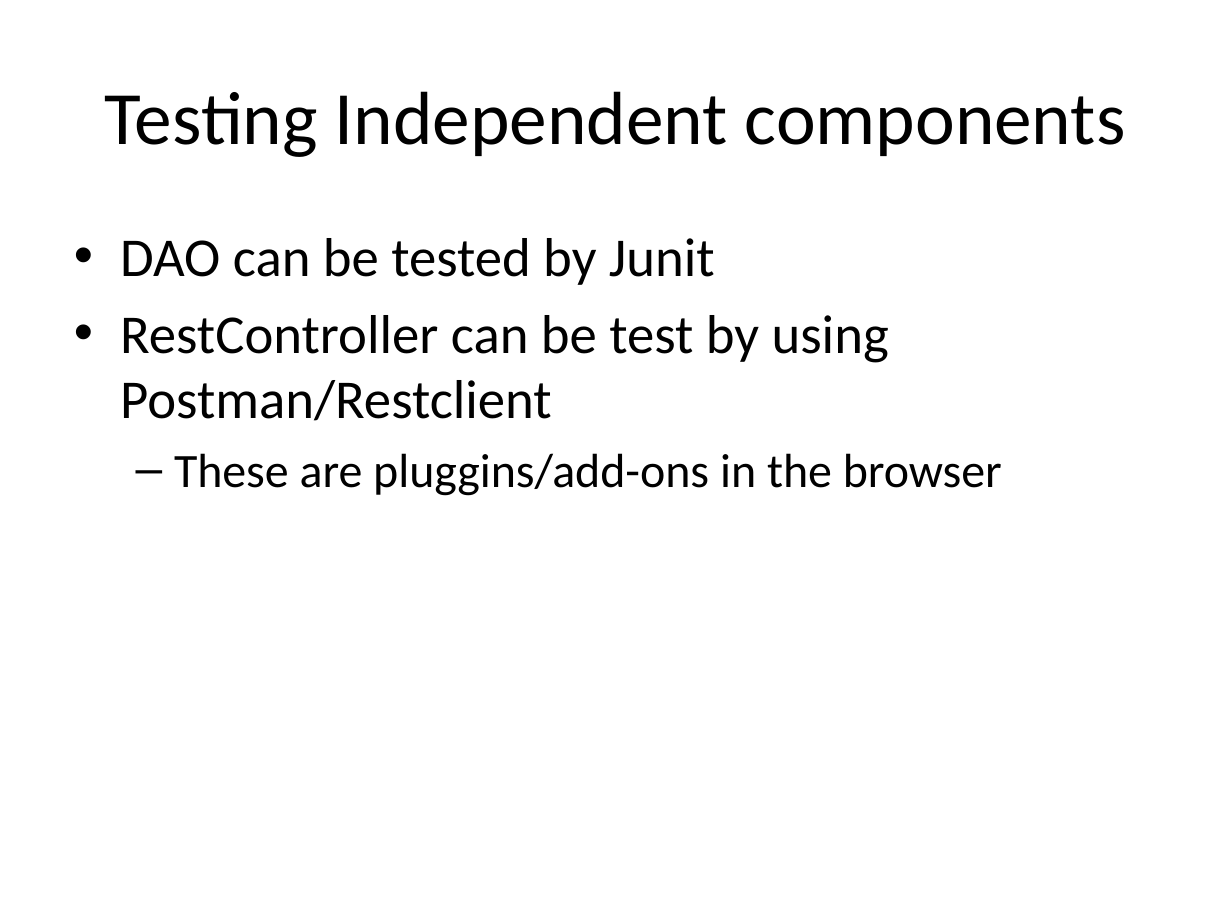
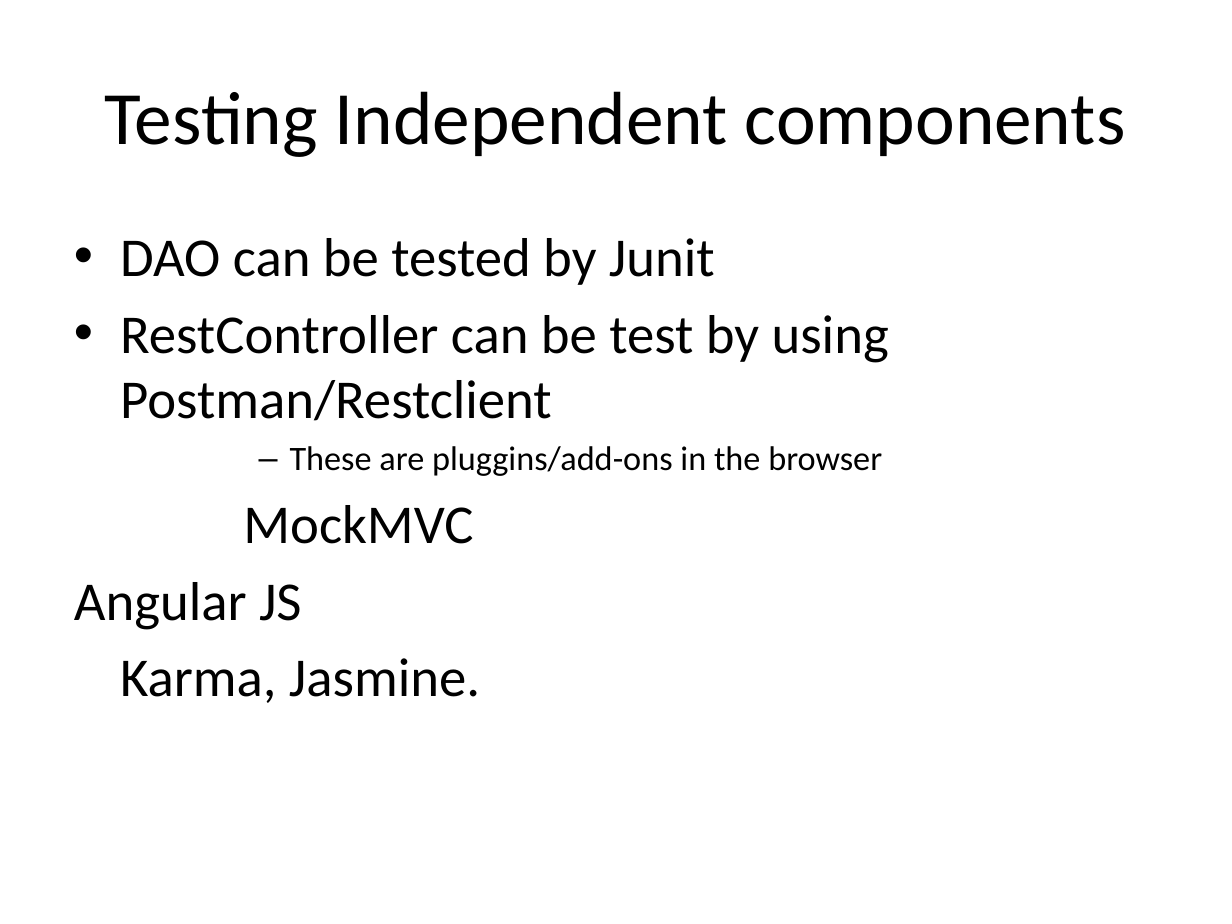
Before and after one commit to abbas886/Collobration391, a slide deck: slide 12 of Collaboration - Architecture.pptx. Drawn at 1232x924 pixels with LibreOffice and Linux fonts; fonts in the diff are those of the drawing. Boxes give left, top, right and bottom in pixels: in the first picture for what was removed or moved away, otherwise in the second. Text is boxed around its words. In the diff, an @@ line names an element or a change of style, - is before the commit and + after.

```diff
--- a/Collaboration - Architecture.pptx
+++ b/Collaboration - Architecture.pptx
@@ text at box(290, 446, 882, 476): size 28 to 20 pt in "These are pluggins/add-ons in the browser"; list level 2 to 4 in "These are pluggins/add-ons in the ..." @@
@@ text at box(74, 505, 480, 703): paragraphs added @@
+MockMVC
+Angular JS
+Karma, Jasmine.
```
Also in this commit, not shown: 4 other files.
